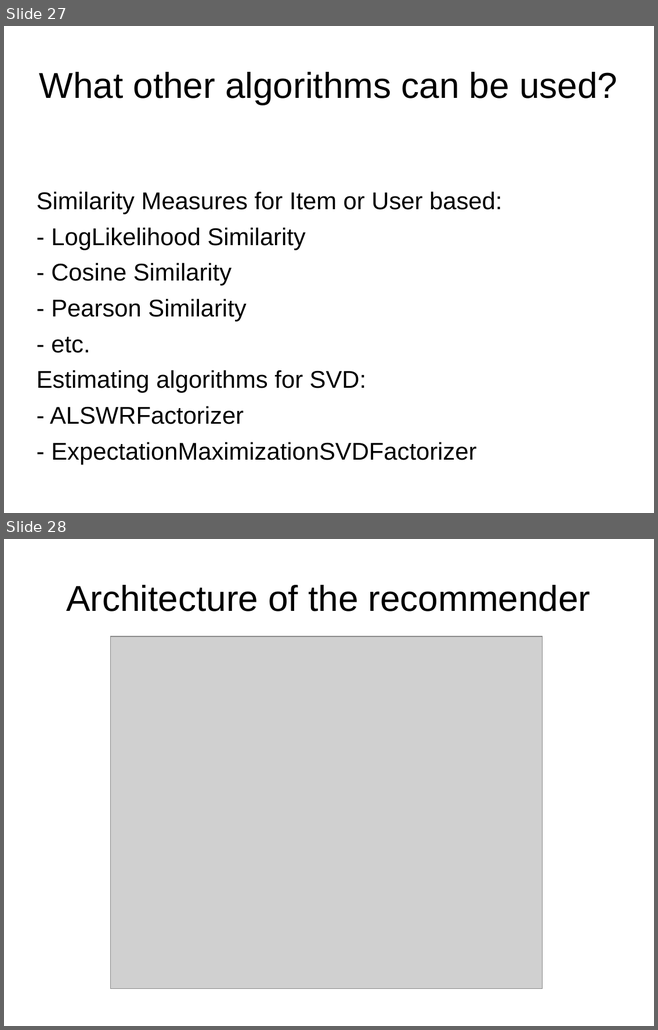
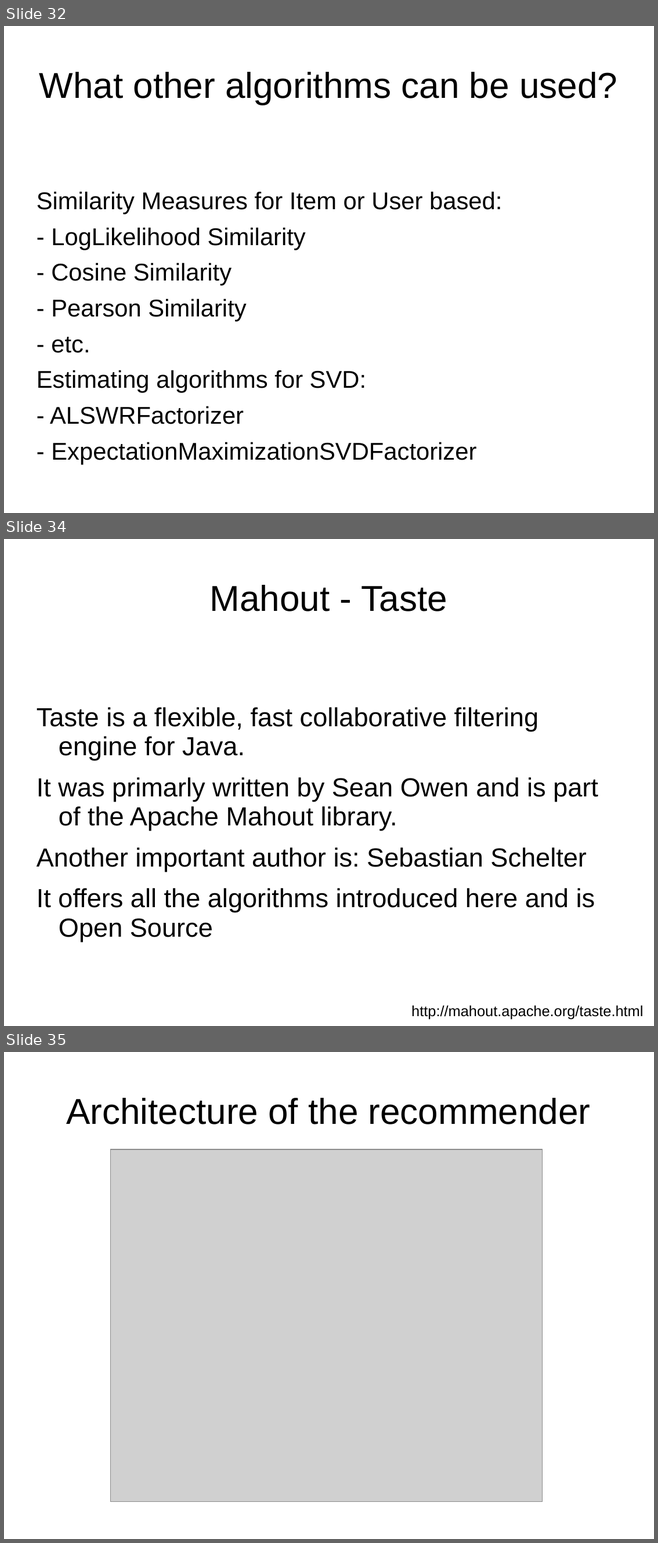
Before and after one commit to dynamicguy/facebook-recommender-demo, a slide deck: docs/Talk-BedCon-Berlin-2012.odp. Shown one above the other, each under a label of ours: slides 27 and 28 before the commit, slides 32, 34 and 35 after it; the slides between them are not shown. The pictures are 658x1030 and 658x1543 pixels, drawn with LibreOffice and Linux fonts; fonts in the diff are those of the drawing; grey boxes stand for pictures; background and template pictures are left out. Boxes give left, top, right and bottom in pixels: in the first picture for what was removed or moved away, otherwise in the second. Text is boxed around its words. In the diff, an @@ line names an element or a change of style, - is before the commit and + after.

```diff
--- a/docs/Talk-BedCon-Berlin-2012.odp
+++ b/docs/Talk-BedCon-Berlin-2012.odp
@@ slide 34 added at [4,539,654,1026], background picture (left out) @@
@@ title added at [210,585,447,611], 44 pt, text #000000 @@
+Mahout - Taste
@@ text added at [36,707,598,942], 32 pt, text #000000 @@
+Taste is a flexible, fast collaborative filtering engine for Java.
+It was primarly written by Sean Owen and is part of the Apache Mahout library.
+Another important author is: Sebastian Schelter
+It offers all the algorithms introduced here and is Open Source
@@ text added at [411,1005,643,1020], 18 pt, text #000000 @@
+http://mahout.apache.org/taste.html
@@ what was slide 27 is now slide 32 @@
@@ what was slide 28 is now slide 35 @@
```
Also in this commit, not shown: 9 slides changed, 10 other slides added, 2 slides removed, 7 other files.
